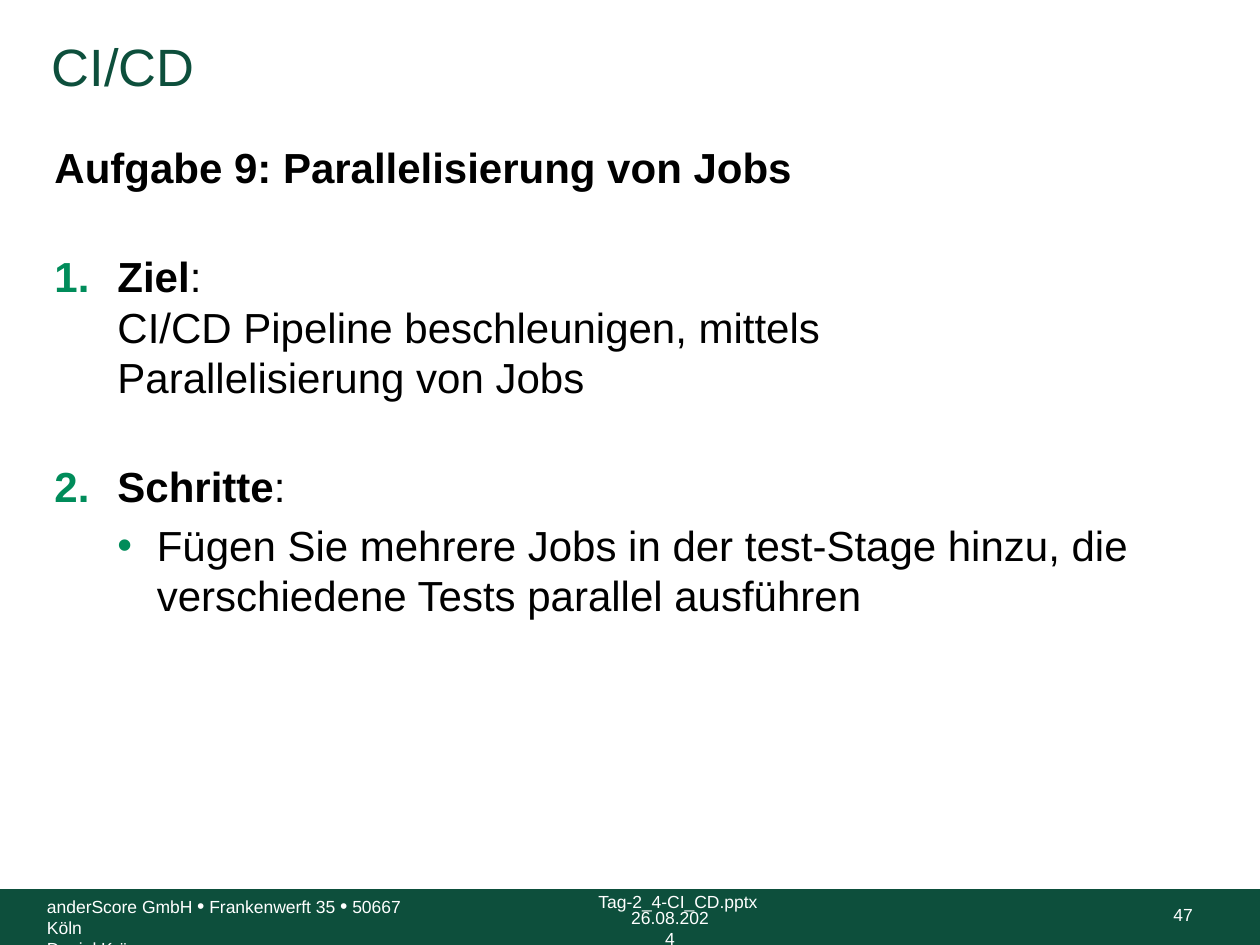
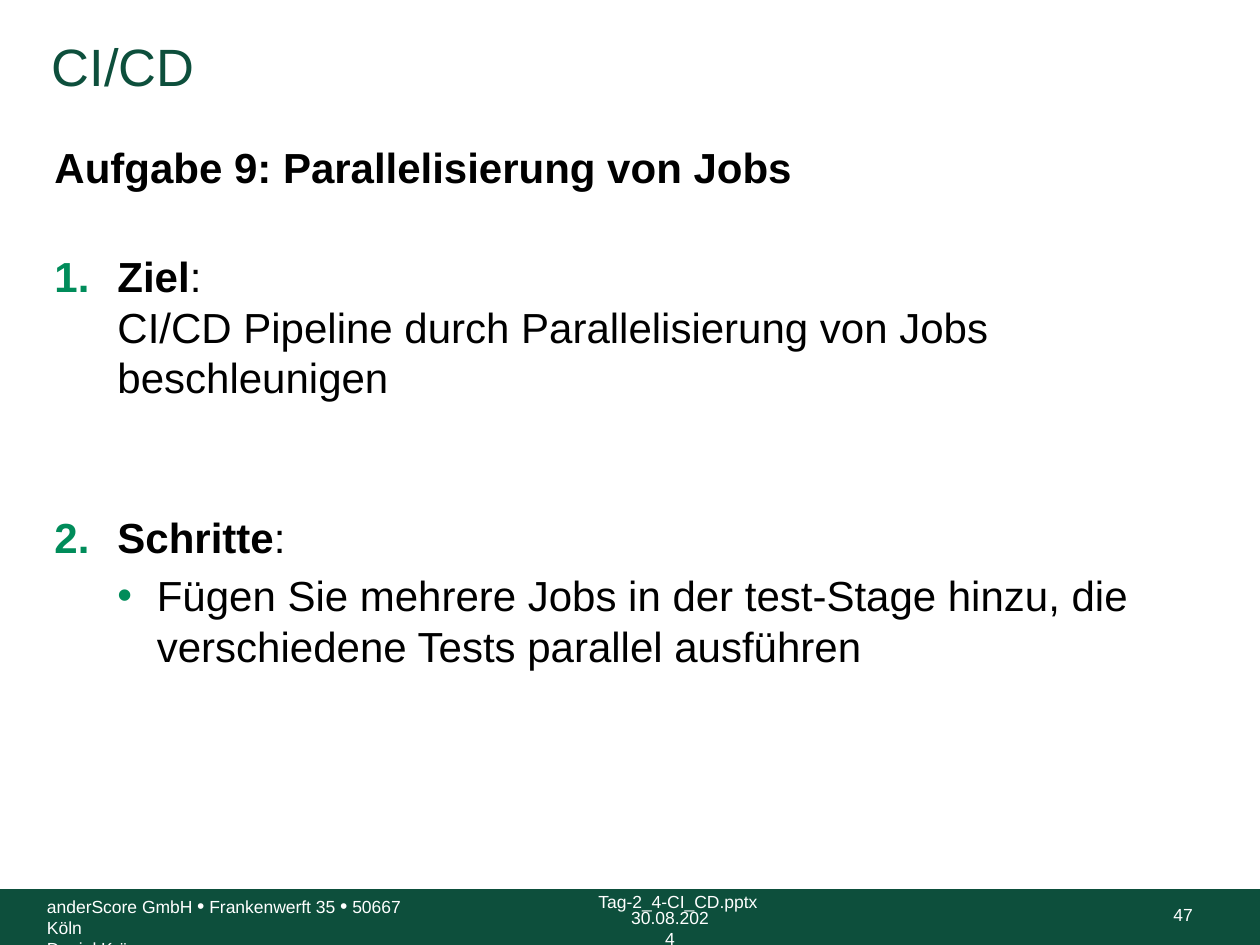
Before and after one commit to anderscore-gmbh/gitlab, a slide deck: slide 47 of slides/Tag-2_4-CI_CD.pptx. Drawn at 1260x945 pixels with LibreOffice and Linux fonts; fonts in the diff are those of the drawing; background and template pictures are left out. Boxes give left, top, right and bottom in pixels: in the first picture for what was removed or moved away, otherwise in the second. Text is boxed around its words. In the diff, an @@ line names an element or a change of style, - is before the commit and + after.

```diff
--- a/slides/Tag-2_4-CI_CD.pptx
+++ b/slides/Tag-2_4-CI_CD.pptx
@@ text at [117, 261, 988, 402]: text changed @@
-1. Ziel:
-   CI/CD Pipeline beschleunigen, mittels
-   Parallelisierung von Jobs
+1. Ziel:
+   CI/CD Pipeline durch Parallelisierung von Jobs beschleunigen
@@ text at [631, 911, 709, 924]: text changed @@
-26.08.2024
+30.08.2024
```
Also in this commit, not shown: 46 other slides changed.
